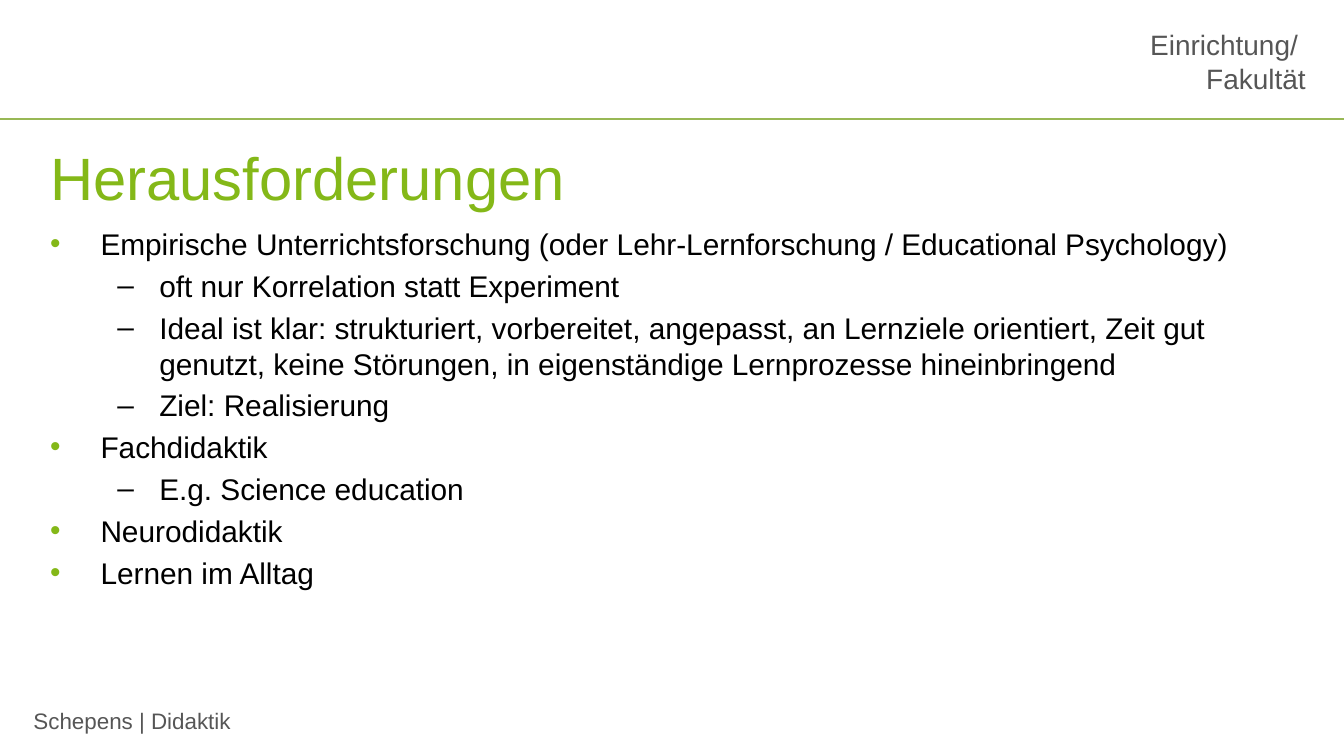
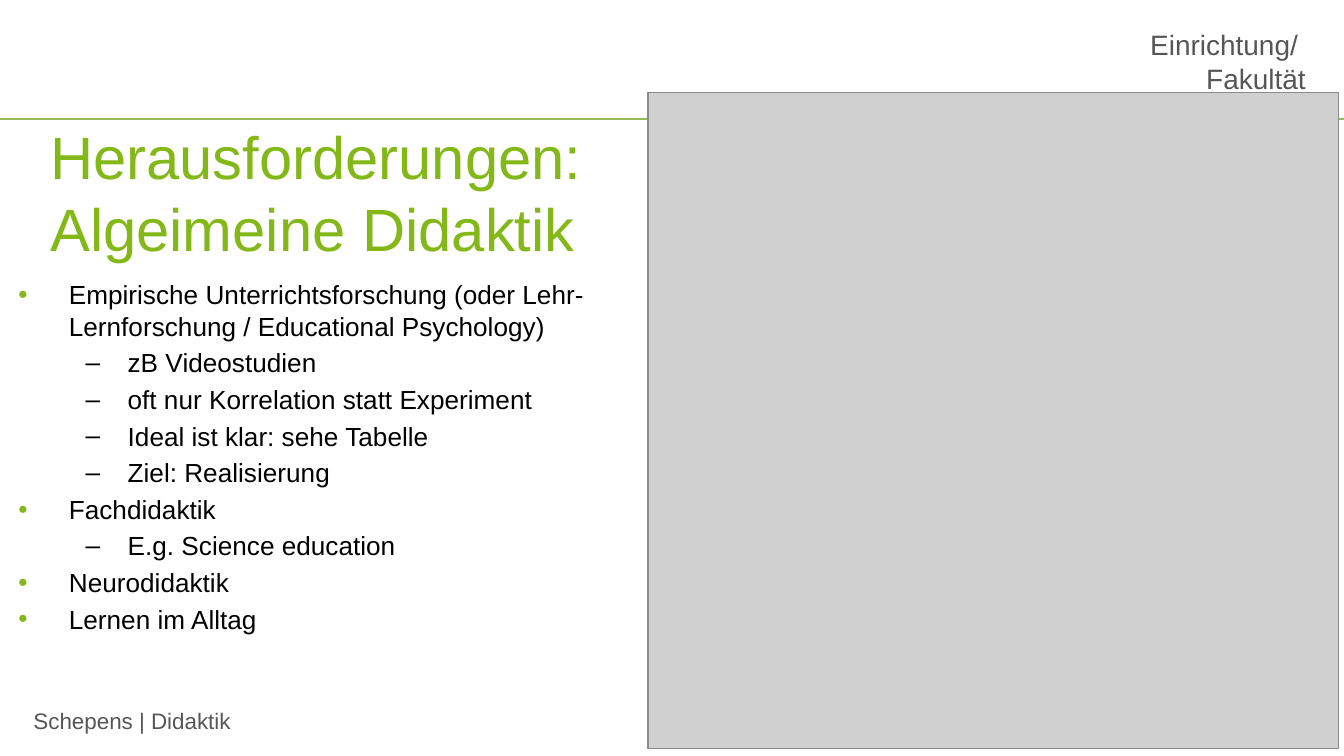
Before and after one commit to jobschepens/didakt22, a slide deck: slide 16 of folien/week1.pptx (slide 21 before the commit). Drawn at 1344x756 pixels with LibreOffice and Linux fonts; fonts in the diff are those of the drawing; grey boxes stand for pictures; background and template pictures are left out. Boxes give left, top, right and bottom in pixels: in the first picture for what was removed or moved away, otherwise in the second. Text is boxed around its words. In the diff, an @@ line names an element or a change of style, - is before the commit and + after.

```diff
--- a/folien/week1.pptx
+++ b/folien/week1.pptx
@@ picture added at (648, 93, 1339, 749) @@
@@ title at (50, 135, 581, 262): text changed @@
-Herausforderungen
+Herausforderungen:
+Algeimeine Didaktik
@@ text "Empirische Unterrichtsforschung (oder Lehr-Lernforschung / ...": place and size @@
-text "Empirische Unterrichtsforschung (oder Lehr-Lernforschung / ..." at (101, 233, 1227, 589)
+text "Empirische Unterrichtsforschung (oder Lehr-Lernforschung / ..." at (69, 285, 583, 635)
@@ text at (69, 285, 583, 635): size 16 to 14 pt in "Empirische Unterrichtsforschung (oder Lehr-Lernforschung / E ...", "oft nur Korrelation statt Experiment", "Ziel: Realisierung", "Fachdidaktik" and 3 more places @@
@@ text at (128, 353, 316, 373): paragraph added @@
+  – zB Videostudien
@@ text at (128, 427, 428, 447): text changed; size 16 to 14 pt @@
-  – Ideal ist klar: strukturiert, vorbereitet, angepasst, an Lernziele orientiert, Zeit gut genutzt, keine Störungen, in eigenständige Lernprozesse hineinbringend
+  – Ideal ist klar: sehe Tabelle
```
Also in this commit, not shown: 11 other slides changed, 2 slides added, 1 slide removed, 1 other file.
